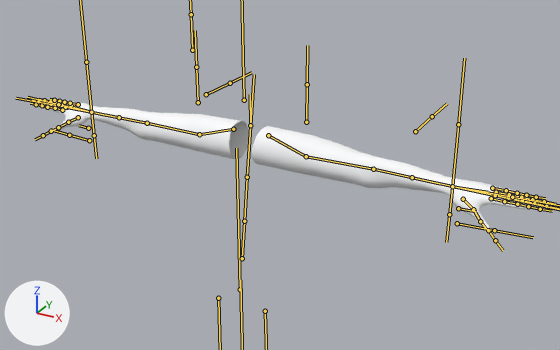
An edit to the FBX model care-up/Assets/FPArms/Female/FPArms_Female_LPR_LOD0_F.fbx, drawn before and after from the same camera.
Camera for both pictures: a 50 mm lens placed at (1.126, -1.791, 2.288), pointed at (0.208, -0.123, 1.454). Arrows for +X, +Y and +Z are at lower left; the lights stay in place. The bones that bend it are drawn over the model as lines.

Objects in the first picture: 'FPArms_Female'.
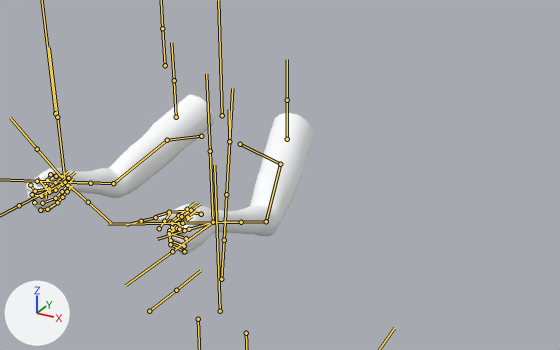
The newer file adds an action. The first version stands in its rest pose; the second is drawn at frame 1 of the action 'Armature|x0471_H_paperTowel_L_Lib'.

The edits, one by one:
Bone 'Hips' (bone_hips) moves from (0.0, 0.0, 0.0) to (0.0, -0.011, 0.117).
Bone 'LeftShoulder' (bone_leftshoulder) moves from (0.0, 0.0, 0.0) to (-0.052, -0.011, -0.033).
Bone 'LeftShoulder' (bone_leftshoulder) turns from (0, 0, 0) to (-2, 13, -2) degrees about its own x, y and z.
Bone 'LeftArm' (bone_leftarm) turns from (0, 0, 0) to (52, -66, 24) degrees about its own x, y and z.
Bone 'LeftForeArm' (bone_leftforearm) turns from (0, 0, 0) to (6, -3, 45) degrees about its own x, y and z.
Bone 'LeftHand' (bone_lefthand) turns from (0, 0, 0) to (9, -43, -21) degrees about its own x, y and z.
Bone 'LeftHandThumb1' (bone_lefthandthumb1) turns from (0, 0, 0) to (6, 37, -1) degrees about its own x, y and z.
Bone 'LeftHandThumb2' (bone_lefthandthumb2) turns from (0, 0, 0) to (20, 8, -24) degrees about its own x, y and z.
Bone 'LeftHandIndex1' (bone_lefthandindex1) turns from (0, 0, 0) to (59, 16, -17) degrees about its own x, y and z.
Bone 'LeftHandIndex2' (bone_lefthandindex2) turns from (0, 0, 0) to (70, 2, -3) degrees about its own x, y and z.
Bone 'LeftHandIndex3' (bone_lefthandindex3) turns from (0, 0, 0) to (55, 0, 0) degrees about its own x, y and z.
Bone 'LeftHandMiddle1' (bone_lefthandmiddle1) turns from (0, 0, 0) to (82, 7, -10) degrees about its own x, y and z.
Bone 'LeftHandMiddle2' (bone_lefthandmiddle2) turns from (0, 0, 0) to (65, -4, -1) degrees about its own x, y and z.
Bone 'LeftHandRing1' (bone_lefthandring1) turns from (0, 0, 0) to (82, 1, -24) degrees about its own x, y and z.
Bone 'LeftHandRing2' (bone_lefthandring2) turns from (0, 0, 0) to (56, 6, -6) degrees about its own x, y and z.
Bone 'LeftHandPinky1' (bone_lefthandpinky1) turns from (0, 0, 0) to (81, -9, -22) degrees about its own x, y and z.
Bone 'LeftHandPinky2' (bone_lefthandpinky2) turns from (0, 0, 0) to (55, 1, -3) degrees about its own x, y and z.
Bone 'lowerarm_twist_01_l' (bone_lowerarm_twist_01_l) turns from (0, 0, 0) to (0, -66, 0) degrees about its own x, y and z.
Bone 'RightShoulder' (bone_rightshoulder) moves from (0.0, 0.0, 0.0) to (0.052, -0.011, -0.033).
Bone 'RightShoulder' (bone_rightshoulder) turns from (0, 0, 0) to (-2, -13, 2) degrees about its own x, y and z.
Bone 'RightArm' (bone_rightarm) turns from (0, 0, 0) to (52, 65, -24) degrees about its own x, y and z.
Bone 'RightForeArm' (bone_rightforearm) turns from (0, 0, 0) to (7, 3, -48) degrees about its own x, y and z.
Bone 'RightHand' (bone_righthand) turns from (0, 0, 0) to (7, 43, 22) degrees about its own x, y and z.
Bone 'RightHandThumb1' (bone_righthandthumb1) turns from (0, 0, 0) to (6, -37, 1) degrees about its own x, y and z.
Bone 'RightHandThumb2' (bone_righthandthumb2) turns from (0, 0, 0) to (20, -8, 24) degrees about its own x, y and z.
Bone 'RightHandIndex1' (bone_righthandindex1) turns from (0, 0, 0) to (59, -16, 17) degrees about its own x, y and z.
Bone 'RightHandIndex2' (bone_righthandindex2) turns from (0, 0, 0) to (70, -2, 3) degrees about its own x, y and z.
Bone 'RightHandIndex3' (bone_righthandindex3) turns from (0, 0, 0) to (55, 0, 0) degrees about its own x, y and z.
Bone 'RightHandMiddle1' (bone_righthandmiddle1) turns from (0, 0, 0) to (82, -7, 10) degrees about its own x, y and z.
Bone 'RightHandMiddle2' (bone_righthandmiddle2) turns from (0, 0, 0) to (65, 4, 1) degrees about its own x, y and z.
Bone 'RightHandRing1' (bone_righthandring1) turns from (0, 0, 0) to (82, -1, 24) degrees about its own x, y and z.
Bone 'RightHandRing2' (bone_righthandring2) turns from (0, 0, 0) to (56, -6, 6) degrees about its own x, y and z.
Bone 'RightHandPinky1' (bone_righthandpinky1) turns from (0, 0, 0) to (81, 9, 22) degrees about its own x, y and z.
Bone 'RightHandPinky2' (bone_righthandpinky2) turns from (0, 0, 0) to (55, -1, 3) degrees about its own x, y and z.
Bone 'lowerarm_twist_01_r' (bone_lowerarm_twist_01_r) turns from (0, 0, 0) to (0, 66, 0) degrees about its own x, y and z.
Bone 'masterIK_hand' (bone_masterik_hand) moves from (0.0, 0.0, 0.0) to (0.004, 0.057, 0.05).
Bone 'IK_hand.L' (bone_ik_hand_l) moves from (0.0, 0.0, 0.0) to (-0.399, 0.002, 0.385).
Bone 'IK_hand.R' (bone_ik_hand_r) moves from (0.0, 0.0, 0.0) to (0.399, 0.002, 0.385).

Pixel boxes [x1, y1, x2, y2] of what changed, in the pictures (560 x 350 px):
'FPArms_Female', posed (42% narrower, 19% taller): before [42, 100, 535, 234]; after [26, 95, 313, 255]
bone 'Hips', root to tip: before (240, 289) to (236, 148); after (220, 311) to (214, 165)
bone 'LeftShoulder', root to tip: before (268, 135) to (306, 156); after (240, 144) to (280, 164)
bone 'LeftArm', root to tip: before (306, 156) to (373, 169); after (280, 164) to (266, 221)
bone 'LeftForeArm', root to tip: before (373, 169) to (439, 183); after (266, 221) to (222, 222)
bone 'LeftHand', root to tip: before (452, 186) to (488, 192); after (213, 222) to (189, 239)
bone 'LeftHandThumb1', root to tip: before (463, 199) to (473, 209); after (201, 214) to (186, 211)
bone 'LeftHandThumb2', root to tip: before (473, 209) to (480, 221); after (186, 211) to (169, 212)
bone 'LeftHandIndex1', root to tip: before (491, 198) to (504, 201); after (189, 229) to (173, 230)
bone 'LeftHandIndex2', root to tip: before (504, 201) to (517, 204); after (173, 230) to (170, 222)
bone 'LeftHandIndex3', root to tip: before (517, 204) to (528, 206); after (170, 222) to (178, 215)
bone 'LeftHandMiddle1', root to tip: before (494, 195) to (508, 198); after (186, 238) to (170, 233)
bone 'LeftHandMiddle2', root to tip: before (508, 198) to (522, 200); after (170, 233) to (172, 223)
bone 'LeftHandRing1', root to tip: before (496, 192) to (509, 194); after (184, 246) to (170, 240)
bone 'LeftHandRing2', root to tip: before (509, 194) to (521, 197); after (170, 240) to (169, 230)
bone 'LeftHandPinky1', root to tip: before (492, 188) to (506, 190); after (184, 251) to (170, 244)
bone 'LeftHandPinky2', root to tip: before (506, 190) to (517, 193); after (170, 244) to (169, 233)
bone 'lowerarm_twist_01_l', root to tip: before (412, 177) to (495, 195); after (241, 222) to (182, 223)
bone 'RightShoulder', root to tip: before (233, 129) to (199, 134); after (201, 136) to (167, 140)
bone 'RightArm', root to tip: before (199, 134) to (147, 123); after (167, 140) to (113, 183)
bone 'RightForeArm', root to tip: before (147, 123) to (100, 114); after (113, 183) to (74, 182)
bone 'RightHand', root to tip: before (91, 112) to (72, 107); after (65, 182) to (38, 195)
bone 'RightHandThumb1', root to tip: before (78, 117) to (68, 122); after (56, 176) to (50, 174)
bone 'RightHandThumb2', root to tip: before (68, 122) to (58, 127); after (50, 174) to (47, 180)
bone 'RightHandIndex1', root to tip: before (62, 110) to (55, 108); after (30, 185) to (35, 191)
bone 'RightHandIndex2', root to tip: before (55, 108) to (47, 107); after (35, 191) to (49, 188)
bone 'RightHandIndex3', root to tip: before (47, 107) to (42, 105); after (49, 188) to (55, 182)
bone 'RightHandMiddle1', root to tip: before (67, 107) to (58, 105); after (32, 194) to (41, 196)
bone 'RightHandMiddle2', root to tip: before (58, 105) to (51, 104); after (41, 196) to (55, 190)
bone 'RightHandRing1', root to tip: before (71, 105) to (63, 104); after (34, 202) to (42, 203)
bone 'RightHandRing2', root to tip: before (63, 104) to (56, 102); after (42, 203) to (55, 198)
bone 'RightHandPinky1', root to tip: before (78, 104) to (70, 103); after (40, 210) to (47, 209)
bone 'RightHandPinky2', root to tip: before (70, 103) to (64, 102); after (47, 209) to (57, 202)
bone 'lowerarm_twist_01_r', root to tip: before (119, 117) to (65, 107); after (90, 183) to (37, 181)
bone 'IK_hand.L', root to tip: before (452, 186) to (458, 124); after (213, 222) to (210, 151)
bone 'IK_hand.R', root to tip: before (91, 112) to (86, 62); after (65, 182) to (57, 117)
